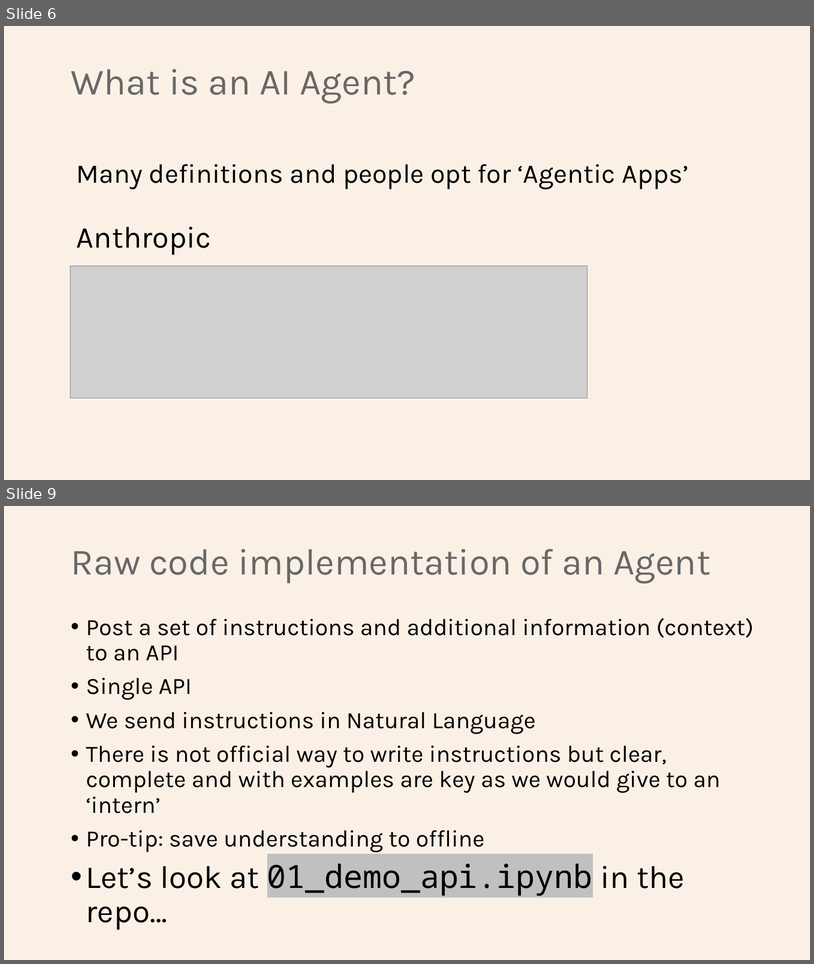
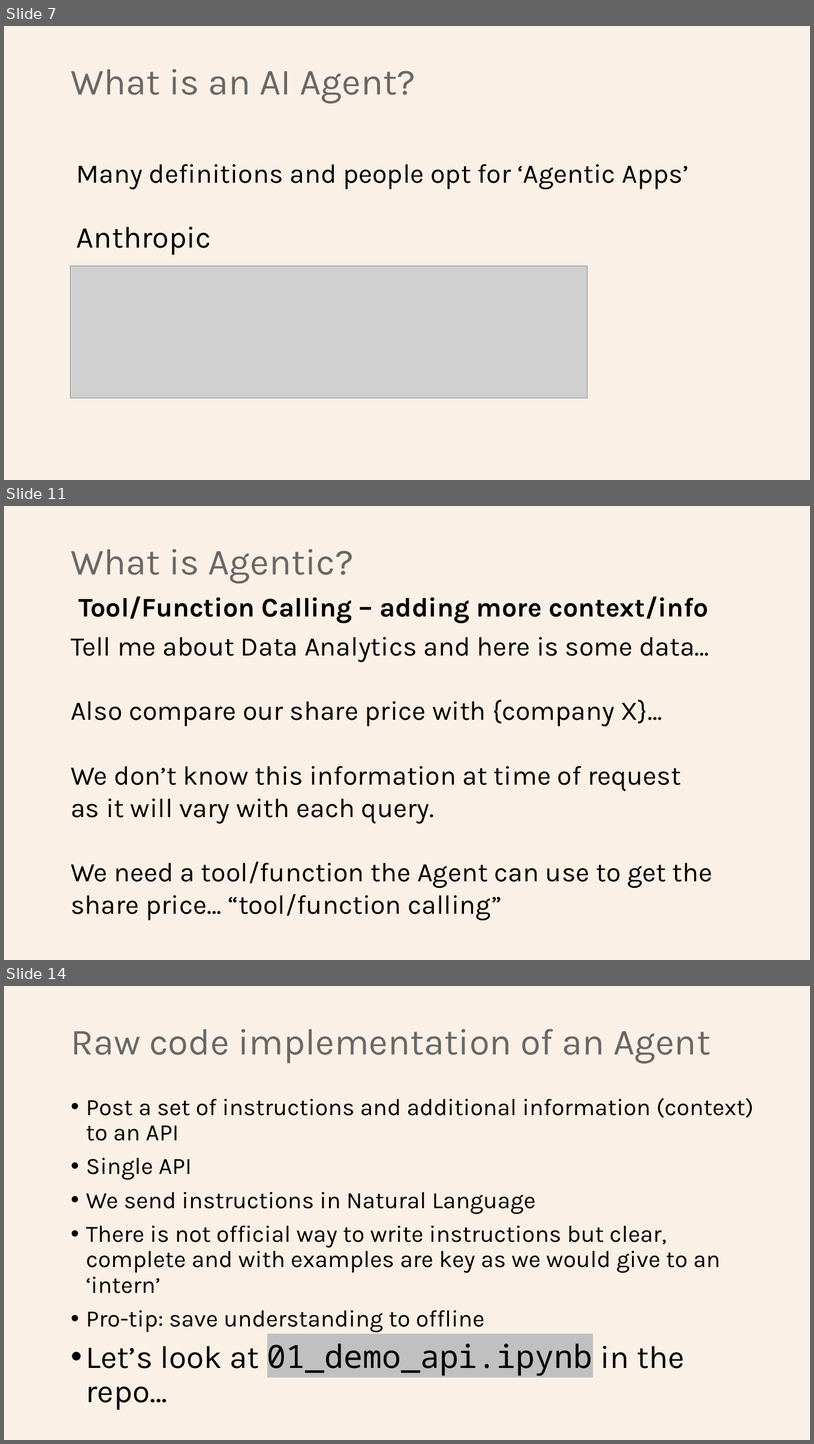
Before and after one commit to Python-Test-Engineer/earl2025, a slide deck: AI_Agents_in_the_Data_Pipeline.pptx. Shown one above the other, each under a label of ours: slides 6 and 9 before the commit, slides 7, 11 and 14 after it; the slides between them are not shown. The pictures are 814x964 and 814x1444 pixels, drawn with LibreOffice and Linux fonts; fonts in the diff are those of the drawing; grey boxes stand for pictures. Boxes give left, top, right and bottom in pixels: in the first picture for what was removed or moved away, otherwise in the second. Text is boxed around its words. In the diff, an @@ line names an element or a change of style, - is before the commit and + after.

```diff
--- a/AI_Agents_in_the_Data_Pipeline.pptx
+++ b/AI_Agents_in_the_Data_Pipeline.pptx
@@ slide 11 added at <box>4,506,810,960</box>, background #FAF0E6 @@
@@ title added at <box>71,549,354,583</box>, 44 pt, text #676767 @@
+What is Agentic?
@@ text added at <box>79,596,708,623</box>, 32 pt, text #000000, bold @@
+Tool/Function Calling – adding more context/info
@@ text added at <box>71,637,713,920</box>, 32 pt, text #000000 @@
+Tell me about Data Analytics and here is some data…
+Also compare our share price with {company X}…
+We don’t know this information at time of request as it will vary with each query.
+We need a tool/function the Agent can use to get the share price… “tool/function calling”
@@ what was slide 6 is now slide 7 @@
@@ what was slide 9 is now slide 14 @@
```
Also in this commit, not shown: 1 slide changed, 5 other slides added, 1 slide removed, 6 other files.
